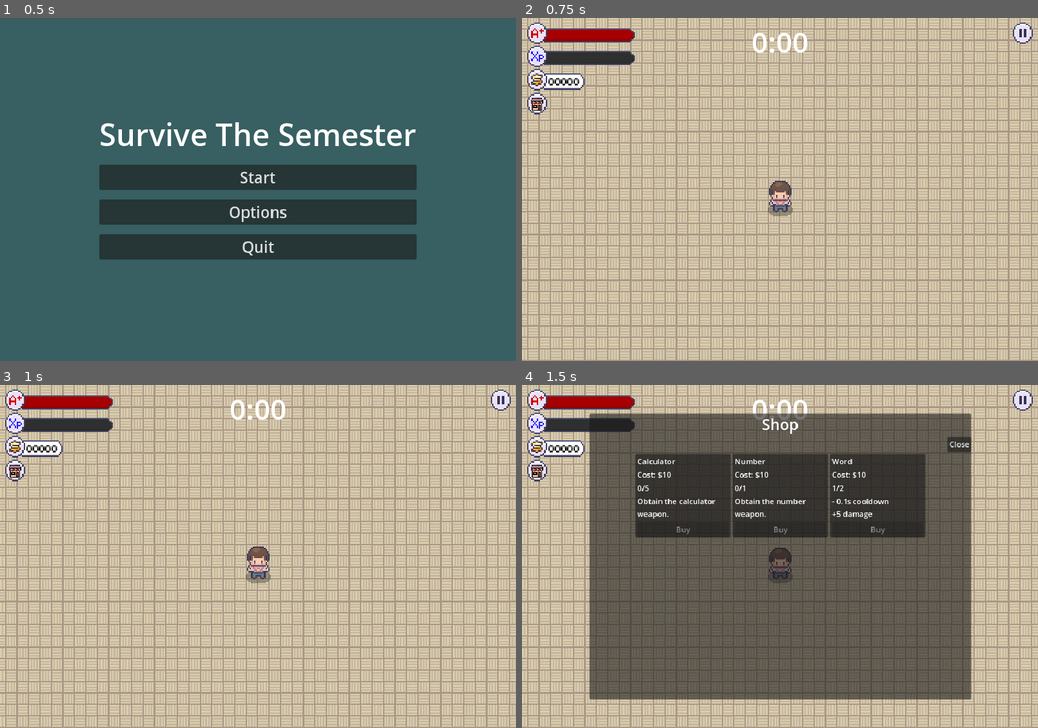
Above: before the commit, frames 1-4 (two rows, left to right).
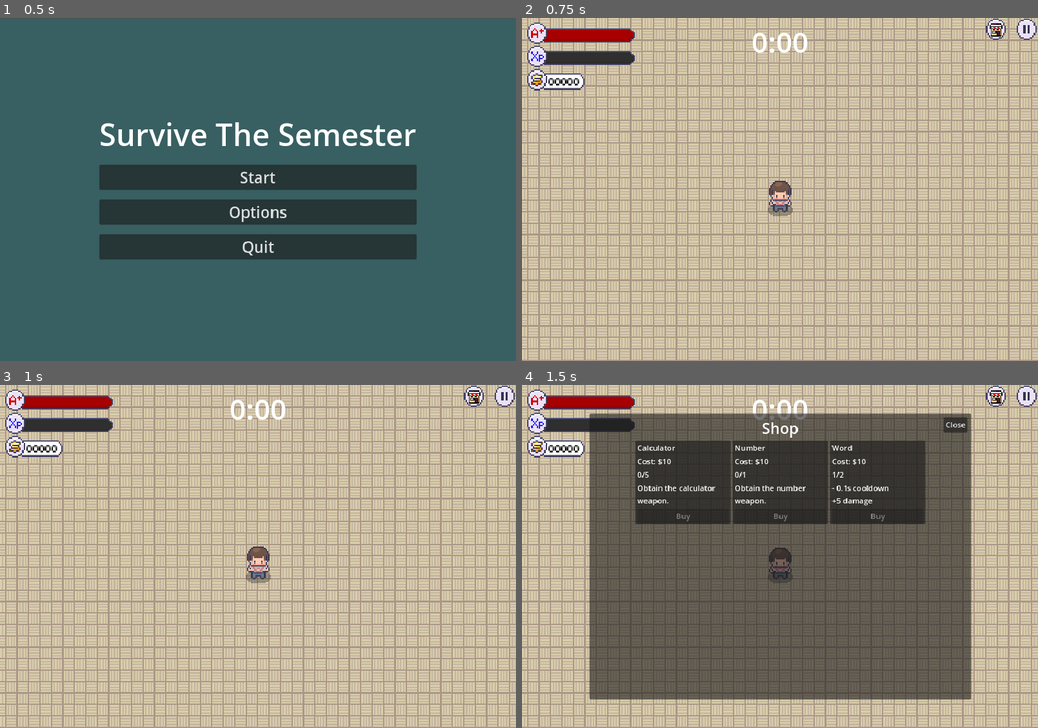
Above: after the commit, the same moments.

Repository: LimZiJia/SurviveTheSemester
Game: Godot game, scene res://scenes/ui/start_screen.tscn
Two runs of this game, one before a commit and one after it. Both use one fixed random seed, a clock stepped at 60 frames per second and the inputs below.
Inputs (mouse positions are in pixels of both pictures, inside the frame that each line leads up to; where the layout moved, square brackets give the same spot in the first picture):
- Up to frame 1 (0.5 s): no input
- Up to frame 2 (0.75 s): click "Start" at 0.5 s
- Up to frame 3 (1 s): no input
- Up to frame 4 (1.5 s): click (996, 395) [537, 470] at 1.25 s

Frame 1 is identical in both runs. In frame 2, 0.6% of the frame differs, in the area x 1-100%, y 0-29%; in frame 3, 0.6%; in frame 4, 6.6%, in the area x 1-100%, y 0-45%.

Commit message:
Minor UI changes
Minor UI container changes to the world and the shop menu

Diff:
--- a/scenes/ui/shop_screen.tscn
+++ b/scenes/ui/shop_screen.tscn
@@ -23,28 +23,36 @@
 grow_vertical = 2
 mouse_filter = 2
 
-[node name="VBoxContainer" type="VBoxContainer" parent="PanelContainer"]
+[node name="MarginContainer" type="MarginContainer" parent="PanelContainer"]
+layout_mode = 2
+theme_override_constants/margin_left = 8
+theme_override_constants/margin_top = 8
+theme_override_constants/margin_right = 8
+theme_override_constants/margin_bottom = 8
+
+[node name="CloseButton" type="Button" parent="PanelContainer/MarginContainer"]
+unique_name_in_owner = true
+layout_mode = 2
+size_flags_horizontal = 8
+size_flags_vertical = 0
+theme_override_font_sizes/font_size = 16
+text = "Close"
+
+[node name="VBoxContainer" type="VBoxContainer" parent="PanelContainer/MarginContainer"]
 layout_mode = 2
 mouse_filter = 2
 
-[node name="Label" type="Label" parent="PanelContainer/VBoxContainer"]
+[node name="Label" type="Label" parent="PanelContainer/MarginContainer/VBoxContainer"]
 layout_mode = 2
 theme_override_font_sizes/font_size = 32
 text = "Shop"
 horizontal_alignment = 1
 vertical_alignment = 1
 
-[node name="CloseButton" type="Button" parent="PanelContainer/VBoxContainer"]
-unique_name_in_owner = true
-layout_mode = 2
-size_flags_horizontal = 8
-size_flags_vertical = 0
-text = "Close"
-
-[node name="CenterContainer" type="CenterContainer" parent="PanelContainer/VBoxContainer"]
+[node name="CenterContainer" type="CenterContainer" parent="PanelContainer/MarginContainer/VBoxContainer"]
 layout_mode = 2
 
-[node name="WeaponUpgradeContainer" type="GridContainer" parent="PanelContainer/VBoxContainer/CenterContainer"]
+[node name="WeaponUpgradeContainer" type="GridContainer" parent="PanelContainer/MarginContainer/VBoxContainer/CenterContainer"]
 unique_name_in_owner = true
 layout_mode = 2
 mouse_filter = 2
--- a/scenes/world/world.tscn
+++ b/scenes/world/world.tscn
@@ -43,26 +43,26 @@
 [node name="MoneyBar" parent="StatusBars" instance=ExtResource("7_b4don")]
 position = Vector2(6, 106)
 
-[node name="ShopButton" type="TextureButton" parent="StatusBars"]
-offset_left = 6.0
-offset_top = 156.0
-offset_right = 54.0
-offset_bottom = 204.0
+[node name="HBoxContainer" type="HBoxContainer" parent="StatusBars"]
+anchors_preset = 1
+anchor_left = 1.0
+anchor_right = 1.0
+offset_left = -48.0
+offset_bottom = 48.0
+grow_horizontal = 0
+theme_override_constants/separation = 16
+alignment = 2
+
+[node name="ShopButton" type="TextureButton" parent="StatusBars/HBoxContainer"]
+layout_mode = 2
 texture_normal = ExtResource("8_7gkdb")
 texture_pressed = ExtResource("9_k526x")
 texture_hover = ExtResource("10_75hys")
 texture_disabled = ExtResource("8_7gkdb")
 texture_focused = ExtResource("8_7gkdb")
 
-[node name="PauseButton" type="TextureButton" parent="StatusBars"]
-anchors_preset = 1
-anchor_left = 1.0
-anchor_right = 1.0
-offset_left = -56.0
-offset_top = 8.0
-offset_right = -8.0
-offset_bottom = 56.0
-grow_horizontal = 0
+[node name="PauseButton" type="TextureButton" parent="StatusBars/HBoxContainer"]
+layout_mode = 2
 texture_normal = ExtResource("11_oe55t")
 texture_pressed = ExtResource("12_1oxyp")
 texture_hover = ExtResource("13_rrmfn")
@@ -76,7 +76,7 @@
 experience_manager = NodePath("../ExperienceManager")
 
 [node name="UpgradeManager" parent="." node_paths=PackedStringArray("shop_button") instance=ExtResource("23_8h5qs")]
-shop_button = NodePath("../StatusBars/ShopButton")
+shop_button = NodePath("../StatusBars/HBoxContainer/ShopButton")
 
 [node name="ExperienceManager" parent="." instance=ExtResource("8_tmpyg")]
 
